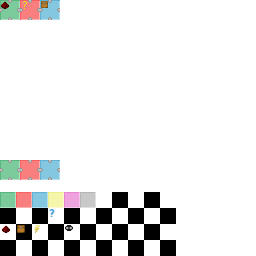
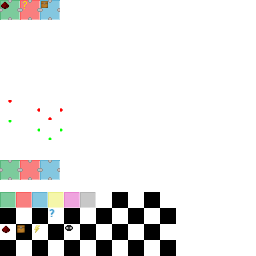
Layers edited between the first and the second 256x256 image:
painted on "icons.png" over [8, 100, 63, 140]
